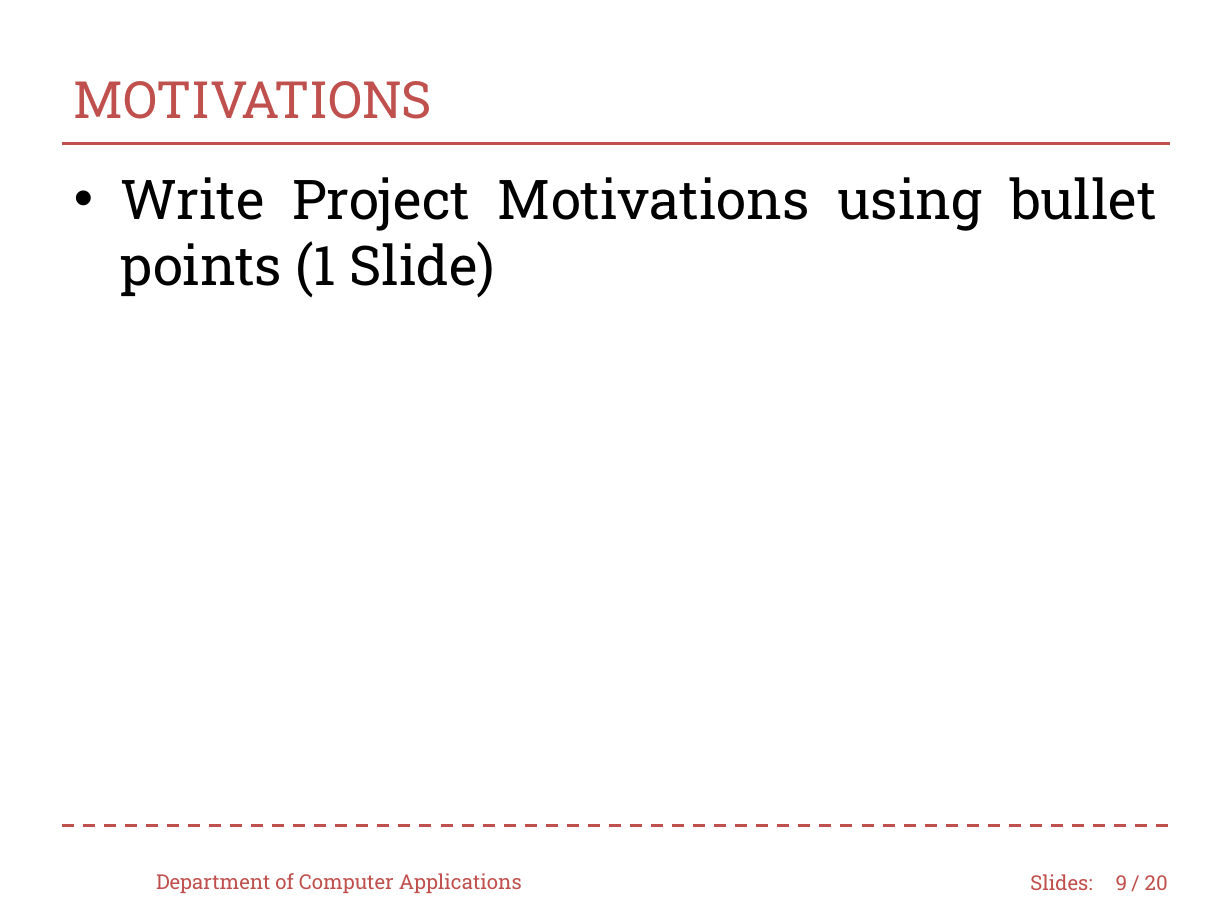
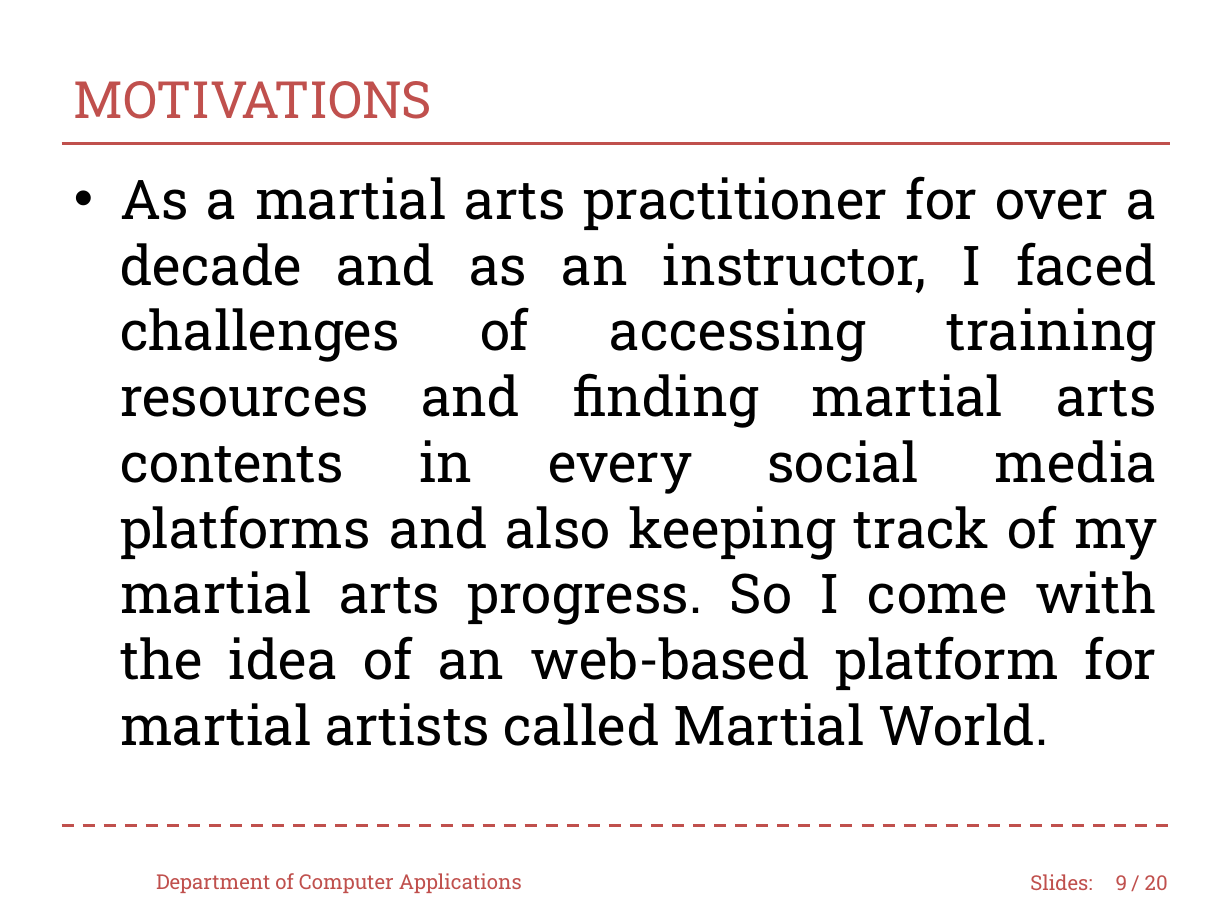
Before and after one commit to Saran-sk52/Mini-Project, a slide deck: slide 9 of 49_MP_presentation.pptx. Drawn at 1232x924 pixels with LibreOffice and Linux fonts; fonts in the diff are those of the drawing; background and template pictures are left out. Boxes give left, top, right and bottom in pixels: in the first picture for what was removed or moved away, otherwise in the second. Text is boxed around its words. In the diff, an @@ line names an element or a change of style, - is before the commit and + after.

```diff
--- a/49_MP_presentation.pptx
+++ b/49_MP_presentation.pptx
@@ text at [120,176,1157,746]: text changed @@
-• Write Project Motivations using bullet points (1 Slide)
+• As a martial arts practitioner for over a decade and as an instructor, I faced challenges of accessing training resources and finding martial arts contents in every social media platforms and also keeping track of my martial arts progress. So I come with the idea of an web-based platform for martial artists called Martial World.
```
Also in this commit, not shown: 18 other slides changed, 1 slide added, 1 slide removed.
